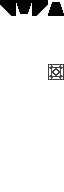
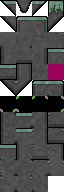
Layered file, before and after one edit (64 × 192). Changes by layer:
added layer "shading" (multiply) above "Layer 5" over <box>0,0,64,192</box>
added layer "Layer 5" (addition) above "green" over <box>0,0,64,192</box>
added layer "green" above "Layer 4" over <box>0,1,64,179</box>
added layer "Layer 4" (soft light) above "Layer 3" over <box>0,0,64,192</box>
added layer "Layer 3" above "Layer 2" over <box>0,0,64,192</box>
painted on "Layer 2" over <box>0,0,64,192</box>
